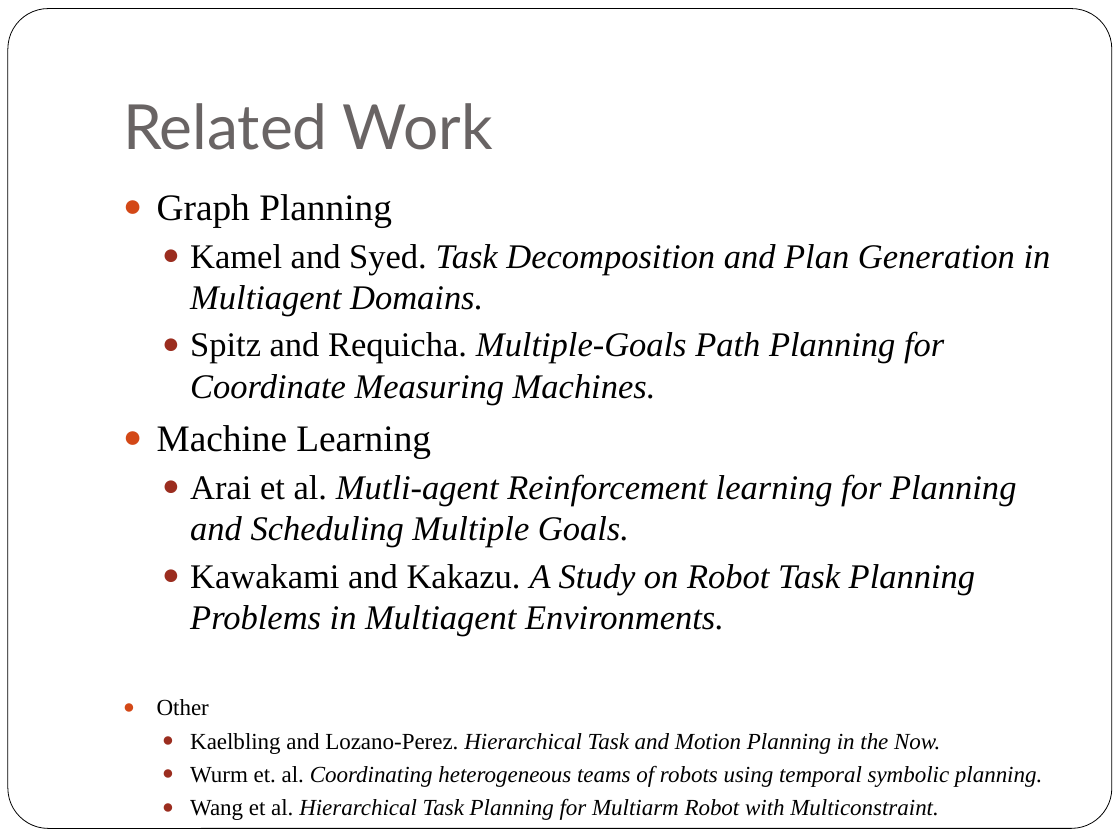
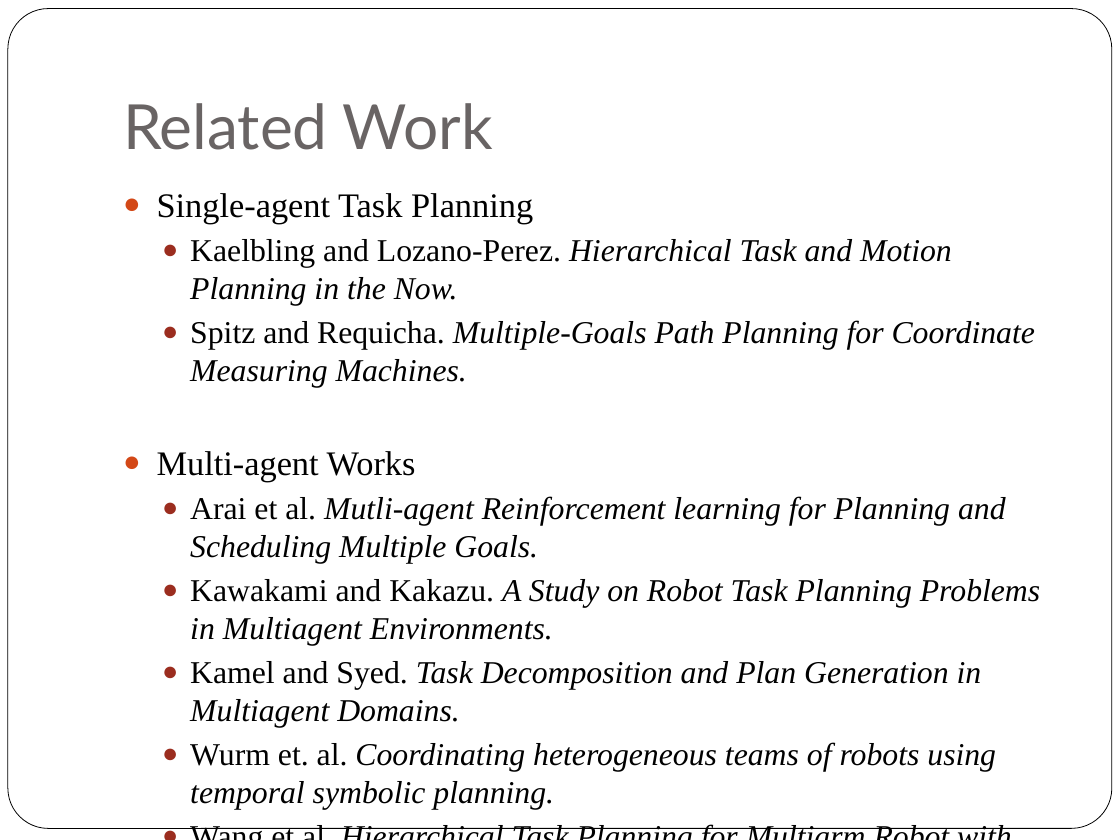
Before and after one commit to FourSwordKirby/OvercookedAI, a slide deck: slide 3 of Overcooked AI.pptx. Drawn at 1120x840 pixels with LibreOffice and Linux fonts; fonts in the diff are those of the drawing. Boxes give left, top, right and bottom in pixels: in the first picture for what was removed or moved away, otherwise in the second. Text is boxed around its words. In the diff, an @@ line names an element or a change of style, - is before the commit and + after.

Commit message:
modified powerpoint for the presentation.

```diff
--- a/Overcooked AI.pptx
+++ b/Overcooked AI.pptx
@@ text at [157, 193, 952, 305]: text changed; size 22.2 to 20.4 pt; italic off @@
-● Graph Planning
-  ● Kamel and Syed. Task Decomposition and Plan Generation in Multiagent Domains.
+● Single-agent Task Planning
+  ● Kaelbling and Lozano-Perez. Hierarchical Task and Motion Planning in the Now.
@@ text at [190, 320, 1040, 810]: size 22.2 to 20.4 pt in "Spitz and Requicha. Multiple-Goals Path Planning for ...", "Arai et al. Mutli-agent Reinforcement learning for ...", "Kawakami and Kakazu. A Study on Robot ..."; size 14.8 to 20.4 pt in "Wurm et. al. Coordinating heterogeneous teams of ...", "Wang et al. Hierarchical Task Planning for ..." @@
@@ text at [157, 451, 416, 482]: text changed; size 24.1 to 22.1 pt @@
-● Machine Learning
+● Multi-agent Works
@@ text at [190, 661, 982, 728]: text changed; size 14.8 to 20.4 pt @@
-● Other
-  ● Kaelbling and Lozano-Perez. Hierarchical Task and Motion Planning in the Now.
+  ● Kamel and Syed. Task Decomposition and Plan Generation in Multiagent Domains.
```
Also in this commit, not shown: 1 other slide changed, 1 slide added.
